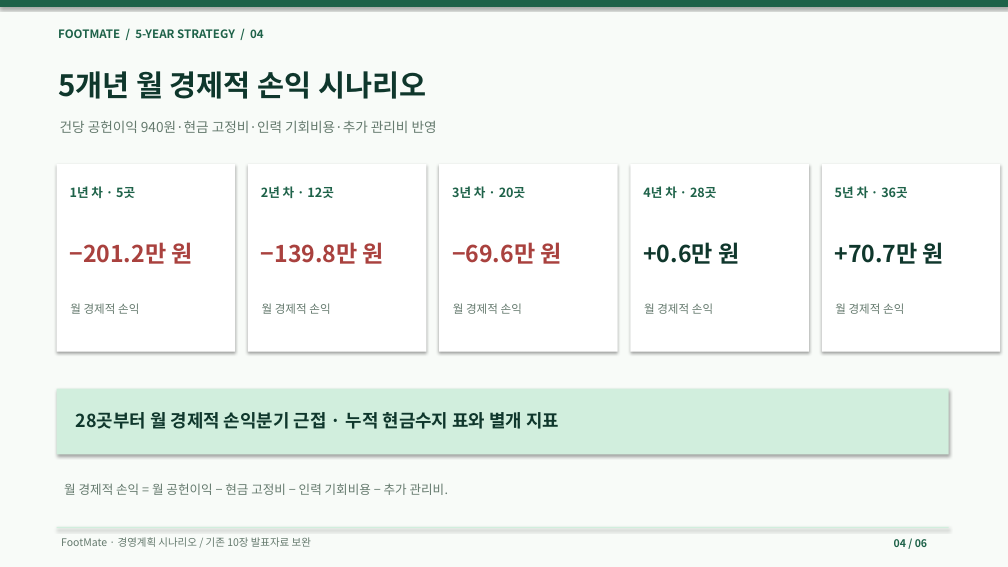
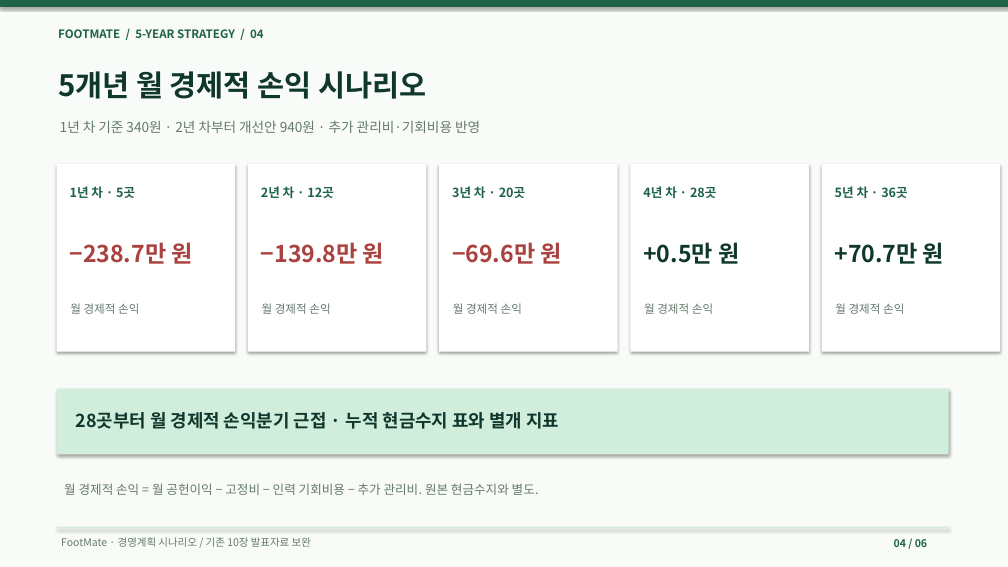
Before and after one commit to dohyunkimmm/footmate, a slide deck: slide 4 of src/case-study/downloads/footmate_5year_strategy.pptx. Drawn at 1008x567 pixels with LibreOffice and Linux fonts; fonts in the diff are those of the drawing. Boxes give left, top, right and bottom in pixels: in the first picture for what was removed or moved away, otherwise in the second. Text is boxed around its words. In the diff, an @@ line names an element or a change of style, - is before the commit and + after.

```diff
--- a/src/case-study/downloads/footmate_5year_strategy.pptx
+++ b/src/case-study/downloads/footmate_5year_strategy.pptx
@@ text at <box>60,120,480,133</box>: text changed @@
-건당 공헌이익 940원·현금 고정비·인력 기회비용·추가 관리비 반영
+1년 차 기준 340원 · 2년 차부터 개선안 940원 · 추가 관리비·기회비용 반영
@@ text at <box>70,242,192,264</box>: text changed @@
-−201.2만 원
+−238.7만 원
@@ text at <box>643,242,739,264</box>: text changed @@
-+0.6만 원
++0.5만 원
@@ text at <box>64,483,539,495</box>: text changed @@
-월 경제적 손익 = 월 공헌이익 − 현금 고정비 − 인력 기회비용 − 추가 관리비.
+월 경제적 손익 = 월 공헌이익 − 고정비 − 인력 기회비용 − 추가 관리비. 원본 현금수지와 별도.
```
